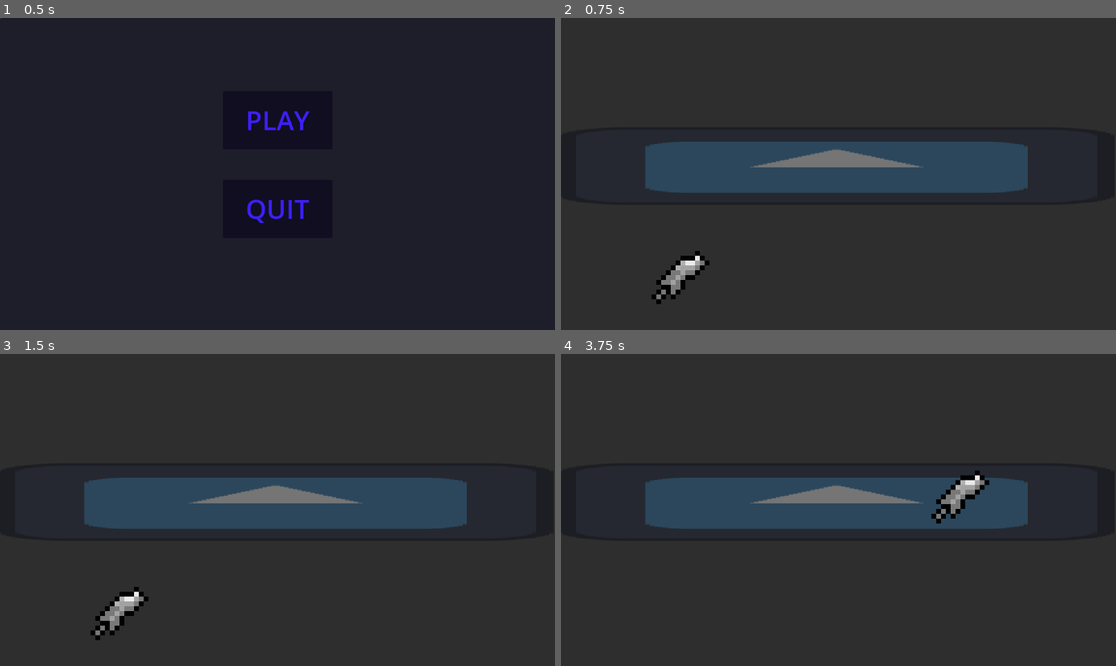
Above: before the commit, frames 1-4 (two rows, left to right).
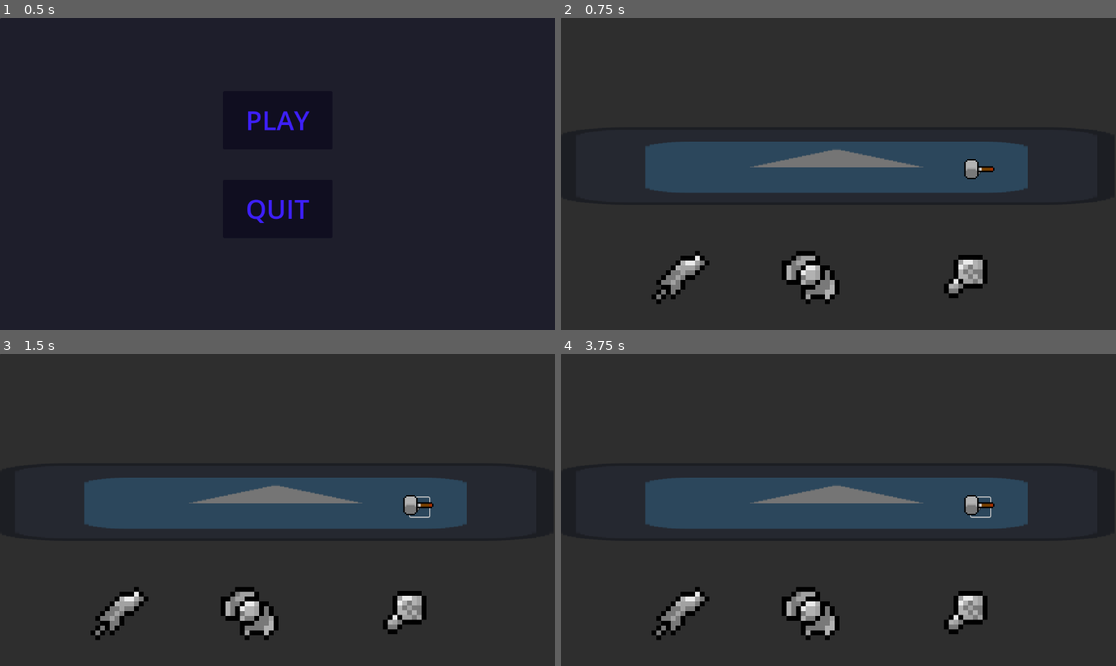
Above: after the commit, the same moments.

Repository: Leone242/GODOT-MelonJam2023
Game: Godot game, scene res://menu.tscn
Two runs of this game, one before a commit and one after it. Both use one fixed random seed, a clock stepped at 60 frames per second and the inputs below. The project has no main scene, so this scene is started directly. The engine's default icon, where the game draws it, is replaced by a stand-in: a white triangle on a blue panel in a dark square.
Inputs (mouse positions are in pixels of both pictures, inside the frame that each line leads up to):
- Up to frame 1 (0.5 s): no input
- Up to frame 2 (0.75 s): click "PLAY" at 0.5 s
- Up to frame 3 (1.5 s): click (421, 506) at 1.27 s
- Up to frame 4 (3.75 s): click (982, 506) at 2.02 s; click (982, 506) at 2.77 s; tap Enter at 3.5 s; move the mouse to (960, 494) at 3.52 s; hold Right mouse button (mouse_select) from 3.53 s (still down)

Frame 1 is identical in both runs. In frame 2, 2.1% of the frame differs, in the area x 39-79%, y 45-92%; in frame 3, 2.1%; in frame 4, 3.6%, in the area x 16-79%, y 37-92%.

Commit message:
weapons

Diff:
--- a/Cursor.gd
+++ b/Cursor.gd
@@ -6,11 +6,17 @@
 var cursorT = preload("res://sprites/cursores/MarteloF.png")
 var cursorH = preload("res://sprites/cursores/MarteloSelecionado.png")
 
+
 func _ready():
 	Input.set_custom_mouse_cursor(cursorA, Input.CURSOR_ARROW, Vector2(16, 16))
 
 func _process(delta):
 	if Input.is_action_pressed("mouse_select"):
 		Input.set_custom_mouse_cursor(cursorF, Input.CURSOR_ARROW, Vector2(16, 16))
-	else:
+	elif !Input.is_action_pressed("mouse_select"):
 		Input.set_custom_mouse_cursor(cursorA, Input.CURSOR_ARROW, Vector2(16, 16))
+
+
+
+func _on_hammer_pressed():
+	Input.set_custom_mouse_cursor(cursorH, Input.CURSOR_ARROW, Vector2(16, 16))
--- a/Weapon.gd
+++ b/Weapon.gd
@@ -4,13 +4,14 @@
 var weapon_estate = 0
 var on_table = false
 @export var mark: Marker2D
+var cursor = preload("res://sprites/cursores/MãoA.png")
 
 
 func _ready():
 	pass
 
 func _process(delta):
-	if Input.is_action_pressed("mouse_select"):
+	if Input.is_action_pressed("mouse_select") and selected:
 		FollowMouse()
 	elif Input.is_action_just_released("mouse_select") and on_table:
 		position = mark.position
@@ -26,7 +27,6 @@
 func _on_area_2d_area_entered(area):
 	if area.name == "Table":
 		on_table = true
-		selected = false
 		print("foi")
 	else:
 		on_table = false
@@ -34,11 +34,7 @@
 
 func _on_area_2d_area_exited(area):
 	if area.name == "Table":
-		print("saiu")
-		selected = true
 		on_table = false
-	else:
-		selected = false
 
 
 
@@ -63,8 +59,19 @@
 			get_node("Icon5").show()
 
 			$Craft.hide()
+			Input.set_custom_mouse_cursor(cursor,
+				Input.CURSOR_ARROW, Vector2(16, 16))
 
 
 func _on_craft_pressed():
 	if weapon_estate <=3:
 		weapon_estate +=1
+
+
+
+func _on_area_2d_mouse_entered():
+	selected = true
+
+
+func _on_area_2d_mouse_exited():
+	selected = false
--- a/main.gd
+++ b/main.gd
@@ -3,5 +3,4 @@
 
 func _process(delta):
 	if Input.is_action_pressed("escape"):
-		print("MENU")
 		get_tree().change_scene_to_file("res://menu.tscn")
--- a/main.tscn
+++ b/main.tscn
@@ -1,9 +1,180 @@
-[gd_scene load_steps=6 format=3 uid="uid://dvcsq6tphnwwr"]
+[gd_scene load_steps=19 format=3 uid="uid://dvcsq6tphnwwr"]
 
 [ext_resource type="PackedScene" uid="uid://bsqnjxw0f1l8t" path="res://weapon.tscn" id="1_anqxf"]
 [ext_resource type="Script" path="res://main.gd" id="1_qh5jr"]
 [ext_resource type="Texture2D" uid="uid://dfwqf04y2d5f4" path="res://icon.svg" id="2_j0k3y"]
 [ext_resource type="PackedScene" uid="uid://b54ybogrb6swr" path="res://sprites/cursores/cursor.tscn" id="2_xgn82"]
+[ext_resource type="Texture2D" uid="uid://b8xvduydg17an" path="res://sprites/maças/SemiMaçaB.png" id="4_3gv1x"]
+[ext_resource type="Texture2D" uid="uid://cxb53njoue468" path="res://sprites/maças/MaçaB.png" id="5_eew8u"]
+[ext_resource type="Texture2D" uid="uid://8688uoya6i5d" path="res://sprites/cursores/MarteloF.png" id="5_xfbyw"]
+[ext_resource type="Texture2D" uid="uid://bc2ou8crbwwyc" path="res://sprites/maças/MaçaCompletaB.png" id="6_ri0c1"]
+[ext_resource type="Texture2D" uid="uid://bdcs6pvdp732s" path="res://sprites/maças/MaçaCompletaF.png" id="7_mefm3"]
+[ext_resource type="Texture2D" uid="uid://ca256t3sblus7" path="res://sprites/maças/Bainha.png" id="8_87mye"]
+[ext_resource type="Texture2D" uid="uid://rl1uyek3lgyn" path="res://sprites/machados/SemiMachadoB.png" id="9_b26sh"]
+[ext_resource type="Texture2D" uid="uid://b6g5ojlo4xy0k" path="res://sprites/machados/MachadoB.png" id="10_ntx0p"]
+[ext_resource type="Texture2D" uid="uid://c6lcfqnokcg48" path="res://sprites/machados/MachadoCompletoB.png" id="11_gqbx6"]
+[ext_resource type="Texture2D" uid="uid://ctf5geubfxuhg" path="res://sprites/machados/MachadoCompletoF.png" id="12_rwkau"]
+[ext_resource type="Texture2D" uid="uid://is2m32fkichj" path="res://sprites/machados/bainha.png" id="13_l0dxl"]
+
+[sub_resource type="GDScript" id="GDScript_kxox1"]
+script/source = "extends Node2D
+
+var selected = false
+var weapon_estate = 0
+var on_table = false
+@export var mark: Marker2D
+var cursor = preload(\"res://sprites/cursores/MãoA.png\")
+
+
+func _ready():
+	pass
+
+func _process(delta):
+	if Input.is_action_pressed(\"mouse_select\") and selected:
+		FollowMouse()
+	elif Input.is_action_just_released(\"mouse_select\") and on_table:
+		position = mark.position
+		$Craft.show()
+	elif Input.is_action_just_released(\"mouse_select\") and !on_table:
+		$Craft.hide()
+	AssembleWeapon()
+
+func FollowMouse():
+	position = get_global_mouse_position()
+
+
+func _on_area_2d_area_entered(area):
+	if area.name == \"Table\":
+		on_table = true
+		print(\"foi\")
+	else:
+		on_table = false
+
+
+func _on_area_2d_area_exited(area):
+	if area.name == \"Table\":
+		on_table = false
+
+
+
+func AssembleWeapon():
+	match weapon_estate:
+		0:
+			get_node(\"Icon\").show()
+
+		1:
+			get_node(\"Icon\").hide()
+			get_node(\"Icon2\").show()
+		2:
+			get_node(\"Icon2\").hide()
+			get_node(\"Icon3\").show()
+			get_node(\"Bainha\").show()
+		3:
+			get_node(\"Icon3\").hide()
+			get_node(\"Bainha\").hide()
+			get_node(\"Icon4\").show()
+		4:
+			get_node(\"Icon4\").hide()
+			get_node(\"Icon5\").show()
+
+			$Craft.hide()
+			Input.set_custom_mouse_cursor(cursor,
+				Input.CURSOR_ARROW, Vector2(16, 16))
+
+
+func _on_craft_pressed():
+	if weapon_estate <=3:
+		weapon_estate +=1
+
+
+
+func _on_area_2d_mouse_entered():
+	selected = true
+
+
+func _on_area_2d_mouse_exited():
+	selected = false
+"
+
+[sub_resource type="GDScript" id="GDScript_nn7fl"]
+script/source = "extends Node2D
+
+var selected = false
+var weapon_estate = 0
+var on_table = false
+@export var mark: Marker2D
+var cursor = preload(\"res://sprites/cursores/MãoA.png\")
+
+
+func _ready():
+	pass
+
+func _process(delta):
+	if Input.is_action_pressed(\"mouse_select\") and selected:
+		FollowMouse()
+	elif Input.is_action_just_released(\"mouse_select\") and on_table:
+		position = mark.position
+		$Craft.show()
+	elif Input.is_action_just_released(\"mouse_select\") and !on_table:
+		$Craft.hide()
+	AssembleWeapon()
+
+func FollowMouse():
+	position = get_global_mouse_position()
+
+
+func _on_area_2d_area_entered(area):
+	if area.name == \"Table\":
+		on_table = true
+		print(\"foi\")
+	else:
+		on_table = false
+
+
+func _on_area_2d_area_exited(area):
+	if area.name == \"Table\":
+		on_table = false
+
+
+
+func AssembleWeapon():
+	match weapon_estate:
+		0:
+			get_node(\"Icon\").show()
+
+		1:
+			get_node(\"Icon\").hide()
+			get_node(\"Icon2\").show()
+		2:
+			get_node(\"Icon2\").hide()
+			get_node(\"Icon3\").show()
+			get_node(\"Bainha\").show()
+		3:
+			get_node(\"Icon3\").hide()
+			get_node(\"Bainha\").hide()
+			get_node(\"Icon4\").show()
+		4:
+			get_node(\"Icon4\").hide()
+			get_node(\"Icon5\").show()
+
+			$Craft.hide()
+			Input.set_custom_mouse_cursor(cursor,
+				Input.CURSOR_ARROW, Vector2(16, 16))
+
+
+func _on_craft_pressed():
+	if weapon_estate <=3:
+		weapon_estate +=1
+
+
+
+func _on_area_2d_mouse_entered():
+	selected = true
+
+
+func _on_area_2d_mouse_exited():
+	selected = false
+"
 
 [sub_resource type="RectangleShape2D" id="RectangleShape2D_ydqo5"]
 size = Vector2(1141, 153)
@@ -20,9 +191,55 @@
 offset_right = 1158.0
 offset_bottom = 656.0
 
-[node name="Weapon" parent="CanvasGroup" node_paths=PackedStringArray("mark") instance=ExtResource("1_anqxf")]
+[node name="Sword" parent="CanvasGroup" node_paths=PackedStringArray("mark") instance=ExtResource("1_anqxf")]
 position = Vector2(249, 534)
 mark = NodePath("../Marker2D")
+
+[node name="Mace" parent="CanvasGroup" node_paths=PackedStringArray("mark") instance=ExtResource("1_anqxf")]
+position = Vector2(836, 542)
+script = SubResource("GDScript_kxox1")
+mark = NodePath("../Marker2D")
+
+[node name="Icon" parent="CanvasGroup/Mace" index="0"]
+texture = ExtResource("4_3gv1x")
+
+[node name="Icon2" parent="CanvasGroup/Mace" index="1"]
+texture = ExtResource("5_eew8u")
+
+[node name="Icon3" parent="CanvasGroup/Mace" index="2"]
+texture = ExtResource("5_eew8u")
+
+[node name="Icon4" parent="CanvasGroup/Mace" index="3"]
+texture = ExtResource("6_ri0c1")
+
+[node name="Icon5" parent="CanvasGroup/Mace" index="4"]
+texture = ExtResource("7_mefm3")
+
+[node name="Bainha" parent="CanvasGroup/Mace" index="5"]
+texture = ExtResource("8_87mye")
+
+[node name="Axe" parent="CanvasGroup" node_paths=PackedStringArray("mark") instance=ExtResource("1_anqxf")]
+position = Vector2(519, 534)
+script = SubResource("GDScript_nn7fl")
+mark = NodePath("../Marker2D")
+
+[node name="Icon" parent="CanvasGroup/Axe" index="0"]
+texture = ExtResource("9_b26sh")
+
+[node name="Icon2" parent="CanvasGroup/Axe" index="1"]
+texture = ExtResource("10_ntx0p")
+
+[node name="Icon3" parent="CanvasGroup/Axe" index="2"]
+texture = ExtResource("10_ntx0p")
+
+[node name="Icon4" parent="CanvasGroup/Axe" index="3"]
+texture = ExtResource("11_gqbx6")
+
+[node name="Icon5" parent="CanvasGroup/Axe" index="4"]
+texture = ExtResource("12_rwkau")
+
+[node name="Bainha" parent="CanvasGroup/Axe" index="5"]
+texture = ExtResource("13_l0dxl")
 
 [node name="Table" type="Node2D" parent="CanvasGroup"]
 position = Vector2(-13, -142)
@@ -44,3 +261,21 @@
 [node name="Camera2D" type="Camera2D" parent="."]
 position = Vector2(577, 324)
 scale = Vector2(-214.752, 256.389)
+
+[node name="Hammer" type="Button" parent="."]
+offset_left = 852.0
+offset_top = 298.0
+offset_right = 892.0
+offset_bottom = 338.0
+icon = ExtResource("5_xfbyw")
+flat = true
+
+[node name="MarteloF" type="Sprite2D" parent="Hammer"]
+position = Vector2(16, 16)
+scale = Vector2(3, 3)
+texture = ExtResource("5_xfbyw")
+
+[connection signal="pressed" from="Hammer" to="Cursor" method="_on_hammer_pressed"]
+
+[editable path="CanvasGroup/Mace"]
+[editable path="CanvasGroup/Axe"]
--- a/weapon.tscn
+++ b/weapon.tscn
@@ -62,4 +62,6 @@
 
 [connection signal="area_entered" from="Area2D" to="." method="_on_area_2d_area_entered"]
 [connection signal="area_exited" from="Area2D" to="." method="_on_area_2d_area_exited"]
+[connection signal="mouse_entered" from="Area2D" to="." method="_on_area_2d_mouse_entered"]
+[connection signal="mouse_exited" from="Area2D" to="." method="_on_area_2d_mouse_exited"]
 [connection signal="pressed" from="Craft" to="." method="_on_craft_pressed"]
